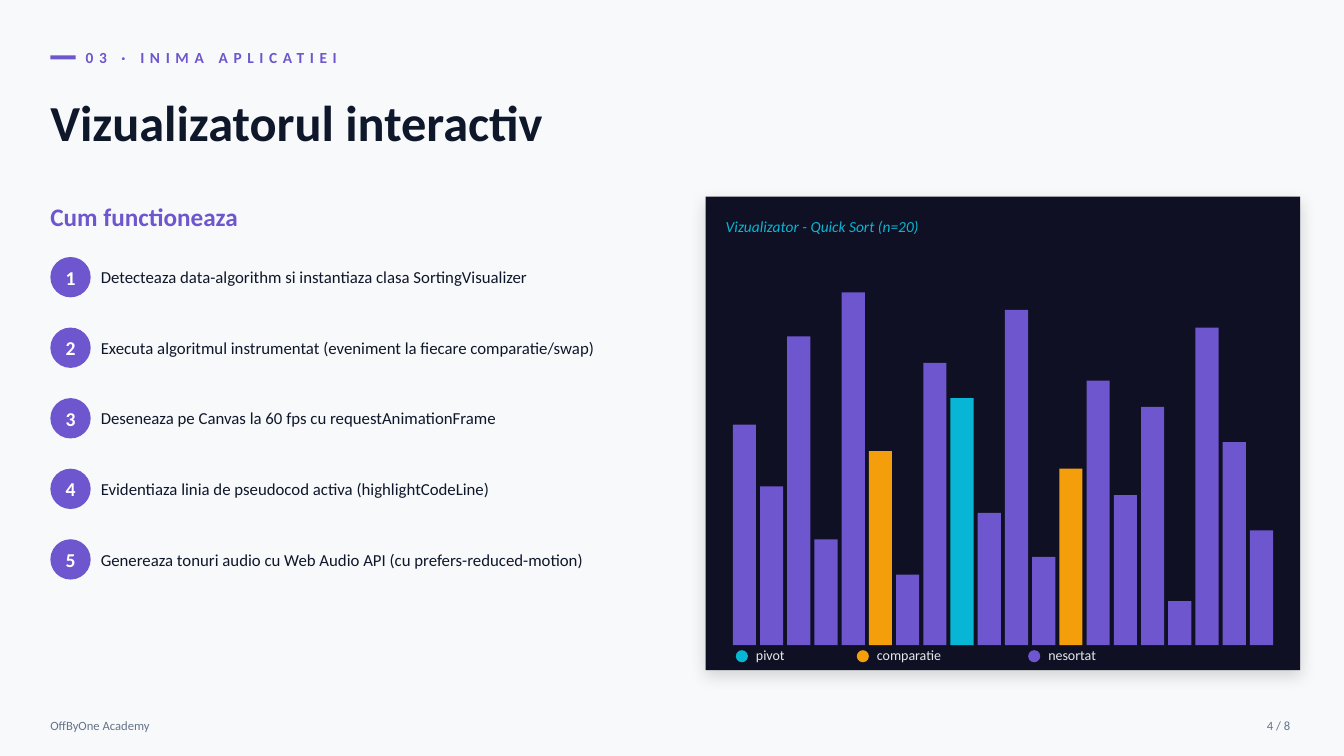
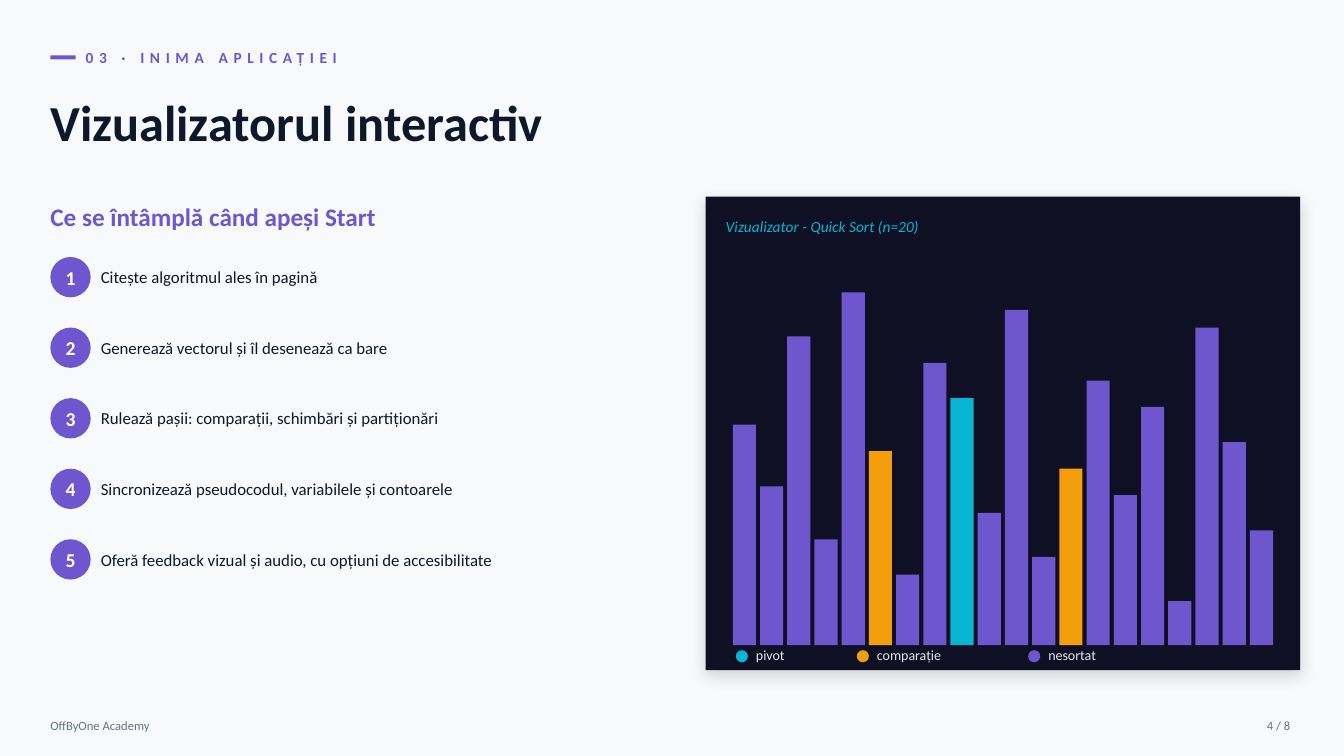
Before and after one commit to Sulf223/SImp, a slide deck: slide 4 of Prezentare_OffByOne_Scurta.pptx. Drawn at 1344x756 pixels with LibreOffice and Linux fonts; fonts in the diff are those of the drawing. Boxes give left, top, right and bottom in pixels: in the first picture for what was removed or moved away, otherwise in the second. Text is boxed around its words. In the diff, an @@ line names an element or a change of style, - is before the commit and + after.

```diff
--- a/Prezentare_OffByOne_Scurta.pptx
+++ b/Prezentare_OffByOne_Scurta.pptx
@@ text at bbox=[86, 53, 337, 66]: text changed @@
-03 · INIMA APLICATIEI
+03 · INIMA APLICAȚIEI
@@ text at bbox=[50, 208, 375, 231]: text changed @@
-Cum functioneaza
+Ce se întâmplă când apeși Start
@@ text at bbox=[101, 271, 317, 286]: text changed @@
-Detecteaza data-algorithm si instantiaza clasa SortingVisualizer
+Citește algoritmul ales în pagină
@@ text at bbox=[101, 342, 387, 357]: text changed @@
-Executa algoritmul instrumentat (eveniment la fiecare comparatie/swap)
+Generează vectorul și îl desenează ca bare
@@ text at bbox=[101, 412, 438, 427]: text changed @@
-Deseneaza pe Canvas la 60 fps cu requestAnimationFrame
+Rulează pașii: comparații, schimbări și partiționări
@@ text at bbox=[101, 483, 452, 498]: text changed @@
-Evidentiaza linia de pseudocod activa (highlightCodeLine)
+Sincronizează pseudocodul, variabilele și contoarele
@@ text at bbox=[101, 554, 491, 569]: text changed @@
-Genereaza tonuri audio cu Web Audio API (cu prefers-reduced-motion)
+Oferă feedback vizual și audio, cu opțiuni de accesibilitate
@@ text at bbox=[877, 650, 941, 663]: text changed @@
-comparatie
+comparație
```
Also in this commit, not shown: 5 other slides changed, 1 slide added, 2 slides removed, 20 other files.
